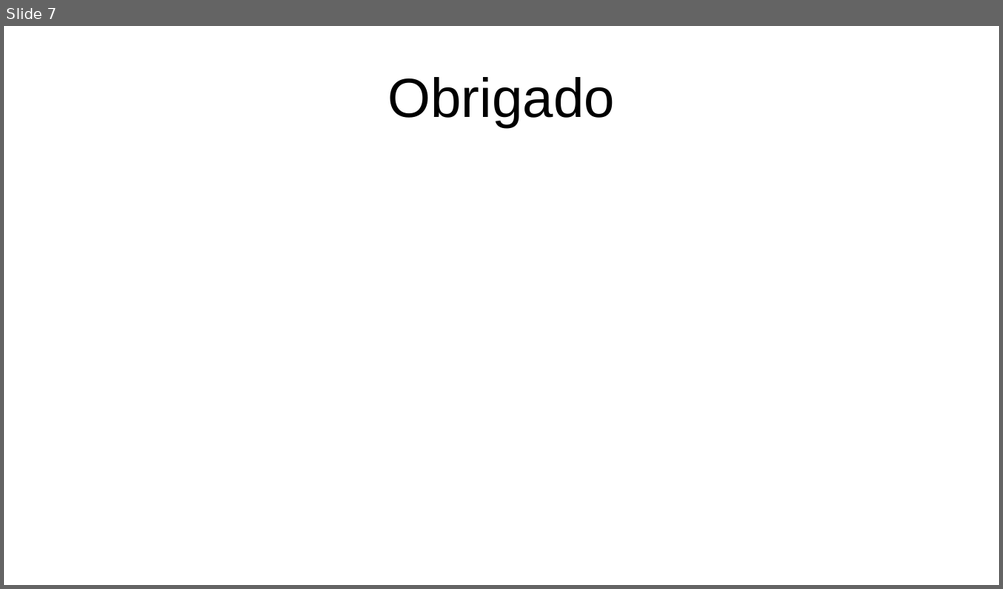
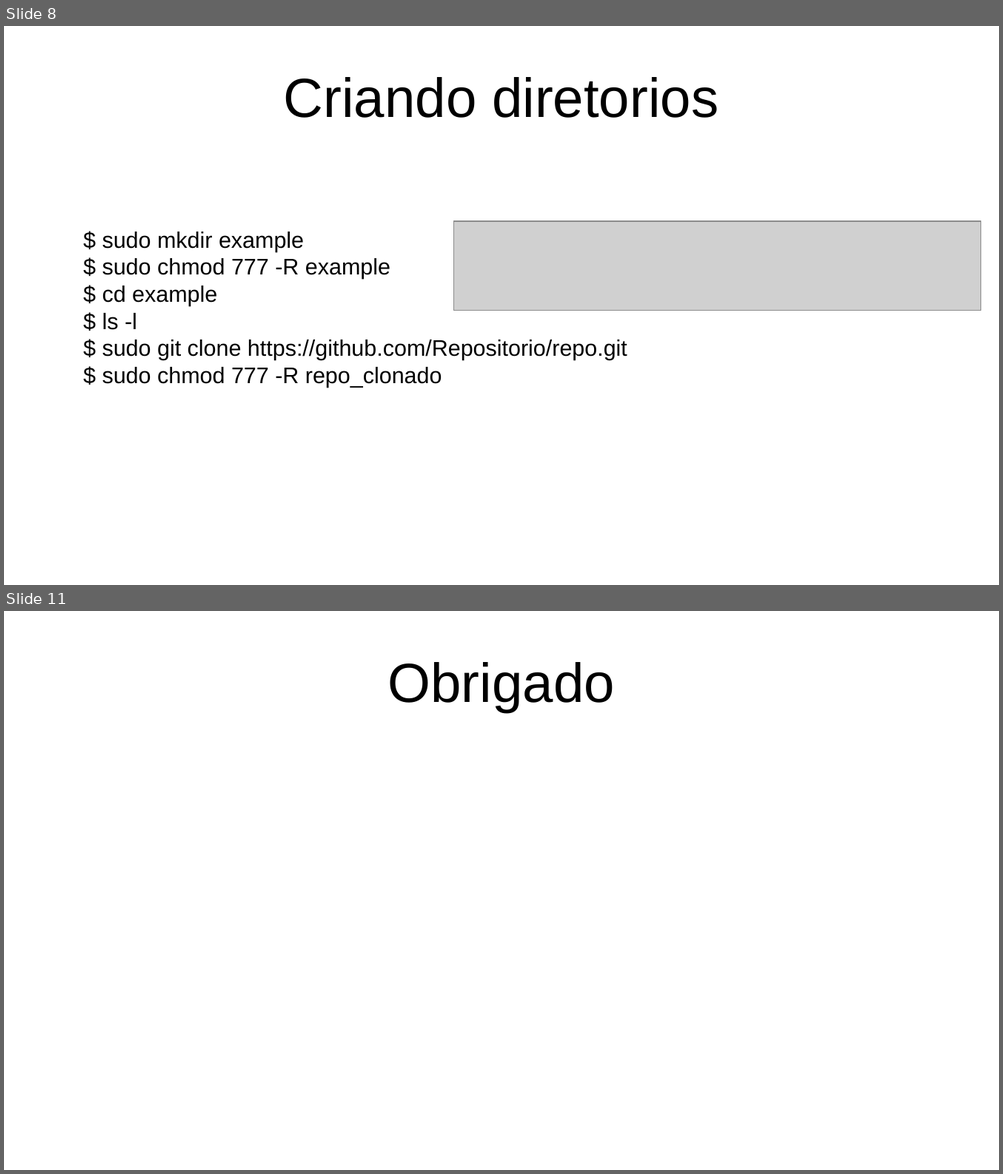
Before and after one commit to RodrigoKartcheski/docker, a slide deck: docker_operator/git bare.odp. Shown one above the other, each under a label of ours: slide 7 before the commit, slides 8 and 11 after it; the slides between them are not shown. The pictures are 1003x589 and 1003x1174 pixels, drawn with LibreOffice and Linux fonts; fonts in the diff are those of the drawing; grey boxes stand for pictures. Boxes give left, top, right and bottom in pixels: in the first picture for what was removed or moved away, otherwise in the second. Text is boxed around its words. In the diff, an @@ line names an element or a change of style, - is before the commit and + after.

```diff
--- a/docker_operator/git bare.odp
+++ b/docker_operator/git bare.odp
@@ slide 8 added at (x1=4, y1=26, x2=999, y2=585), background #FFFFFF @@
@@ title added at (x1=284, y1=77, x2=718, y2=118), 44 pt, text #000000 @@
+Criando diretorios
@@ picture added at (x1=453, y1=222, x2=981, y2=311) @@
@@ text added at (x1=102, y1=232, x2=627, y2=388), 18 pt, text #000000 @@
+$ sudo mkdir example
+$ sudo chmod 777 -R example
+$ cd example
+$ ls -l
+$ sudo git clone https://github.com/Repositorio/repo.git
+$ sudo chmod 777 -R repo_clonado
@@ what was slide 7 is now slide 11 @@
```
Also in this commit, not shown: 3 other slides added.
